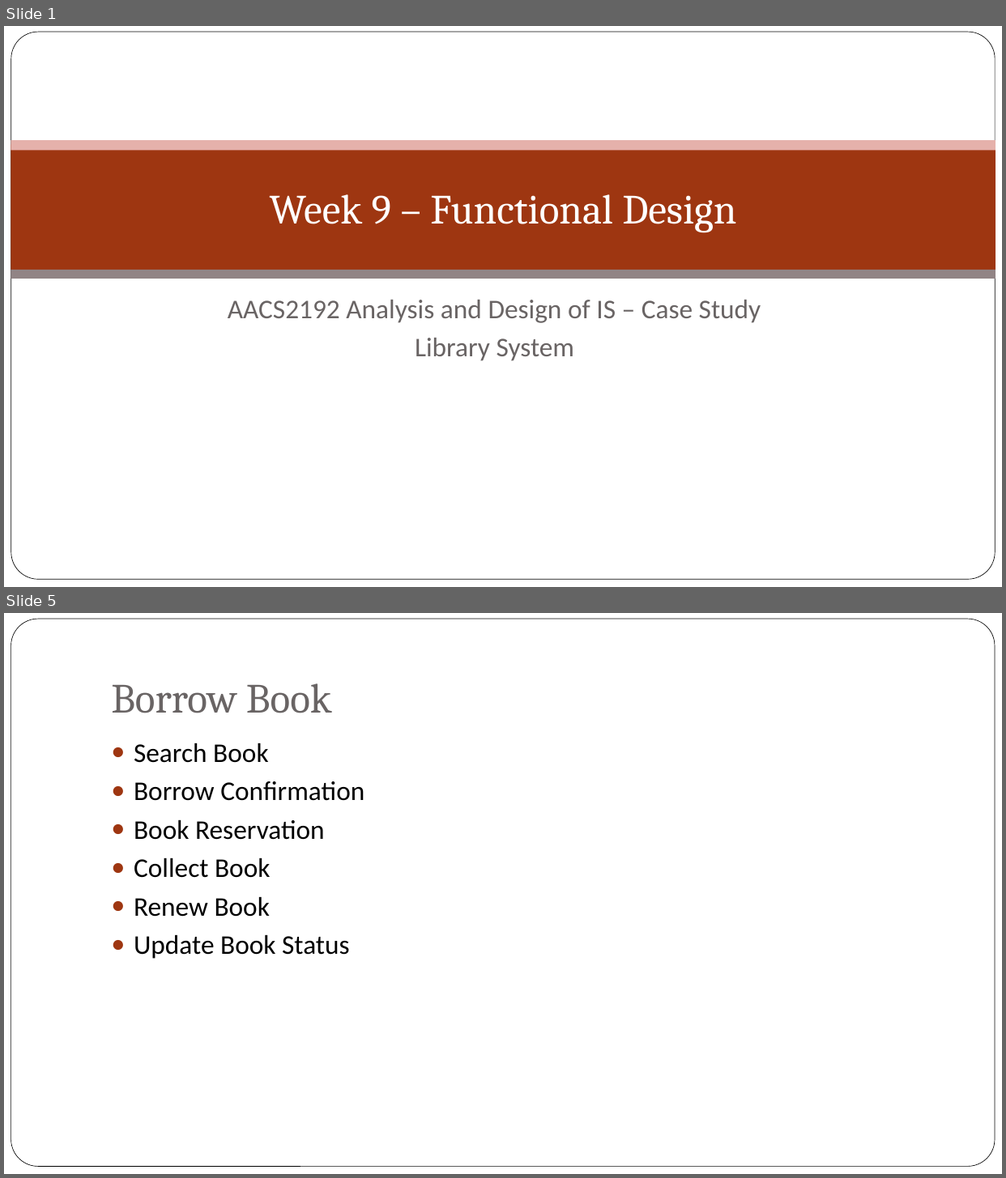
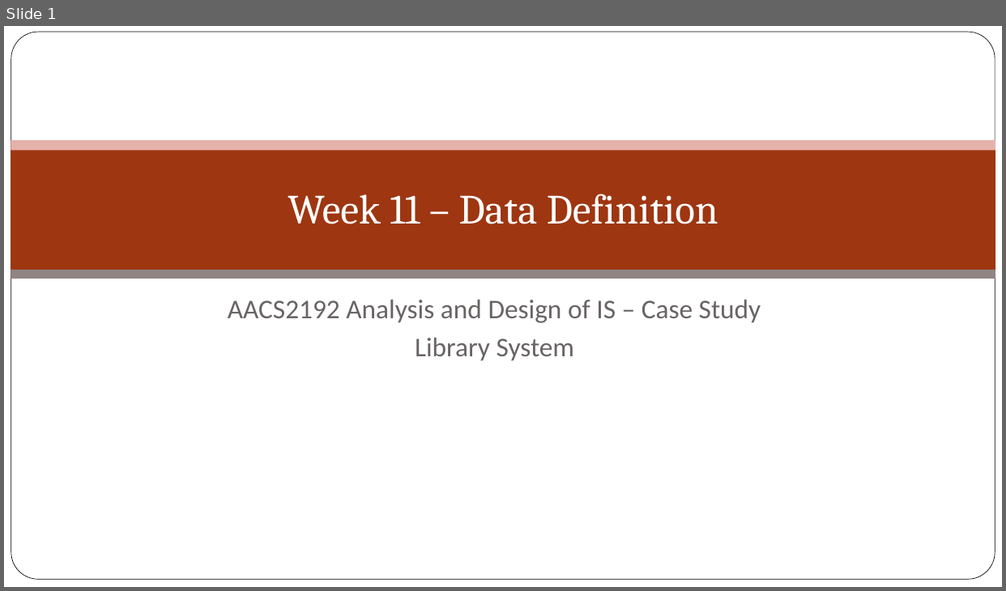
Before and after one commit to jyu1129/Library-System-IS-assignment, a slide deck: Week 9/Week 9 – Functional Design.pptx. Shown one above the other, each under a label of ours: slides 1 and 5 before the commit, slide 1 after it; the slides between them are not shown. The pictures are 1006x1178 and 1006x591 pixels, drawn with LibreOffice and Linux fonts; fonts in the diff are those of the drawing; background and template pictures are left out. Boxes give left, top, right and bottom in pixels: in the first picture for what was removed or moved away, otherwise in the second. Text is boxed around its words. In the diff, an @@ line names an element or a change of style, - is before the commit and + after.

Commit message:
updated week 11 and powerpoint

```diff
--- a/Week 9/Week 9 – Functional Design.pptx
+++ b/Week 9/Week 9 – Functional Design.pptx
@@ slide 5 removed at (4, 613, 1002, 1174), background picture (left out) @@
@@ rounded rectangle removed at (10, 619, 995, 1167) @@
@@ title removed at (111, 683, 332, 713) @@
-Borrow Book
@@ text removed at (134, 743, 364, 959) @@
-● Search Book
-● Borrow Confirmation
-● Book Reservation
-● Collect Book
-● Renew Book
-● Update Book Status
@@ slide 1 changed as well @@
@@ title at (288, 194, 718, 224): text changed @@
-Week 9 – Functional Design
+Week 11 – Data Definition
```
Also in this commit, not shown: 1 other slide changed, 28 slides added, 8 other slides removed, 2 other files.
